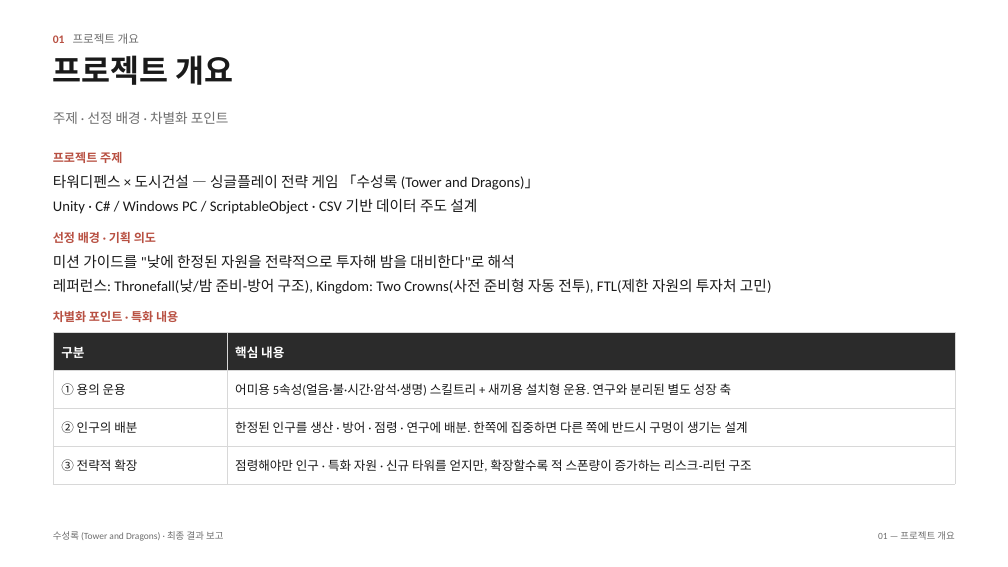
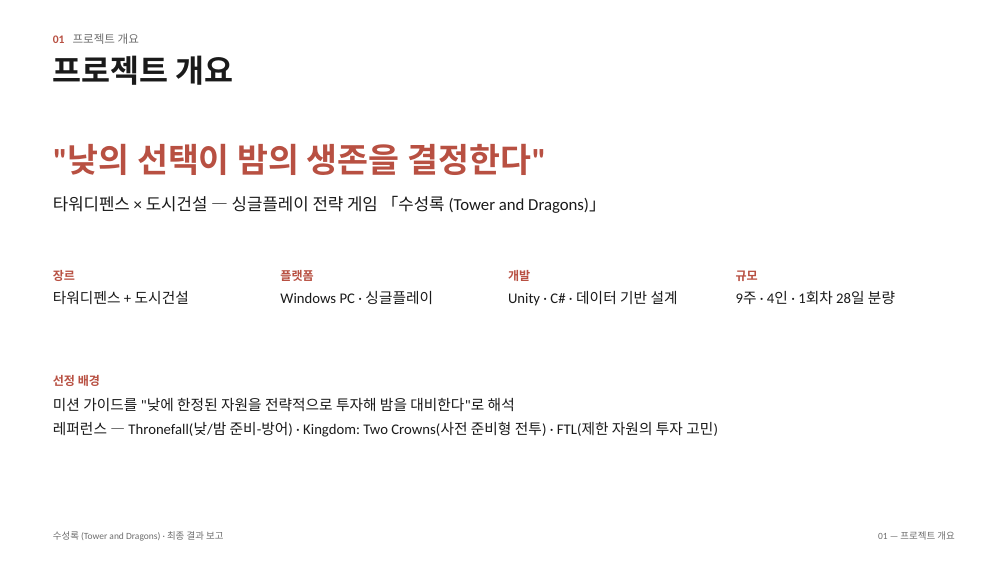
Before and after one commit to JoKangHyeon/TowerAndDragon, a slide deck: slide 3 of Docs/수성록_최종결과보고_초안.pptx. Drawn at 1008x567 pixels with LibreOffice and Linux fonts; fonts in the diff are those of the drawing. Boxes give left, top, right and bottom in pixels: in the first picture for what was removed or moved away, otherwise in the second. Text is boxed around its words. In the diff, an @@ line names an element or a change of style, - is before the commit and + after.

```diff
--- a/Docs/수성록_최종결과보고_초안.pptx
+++ b/Docs/수성록_최종결과보고_초안.pptx
@@ text removed at [53, 111, 229, 124] @@
-주제 · 선정 배경 · 차별화 포인트
@@ text added at [53, 144, 546, 175], 32 pt, text #B85042, bold @@
+"낮의 선택이 밤의 생존을 결정한다"
@@ text removed at [53, 152, 122, 163] @@
-프로젝트 주제
@@ text at [53, 199, 477, 214]: paragraph removed @@
-Unity · C# / Windows PC / ScriptableObject · CSV 기반 데이터 주도 설계
@@ text "타워디펜스 × 도시건설 — 싱글플레이 ...": place and size @@
-text "타워디펜스 × 도시건설 — 싱글플레이 ..." at [53, 174, 539, 214]
+text "타워디펜스 × 도시건설 — 싱글플레이 ..." at [53, 195, 606, 213]
@@ text "타워디펜스 × 도시건설 — 싱글플레이 ..." at [53, 195, 606, 213]: size 14 to 16 pt; less space between paragraphs; vertical alignment top to middle @@
@@ text added at [53, 270, 75, 281], 11.5 pt, text #B85042, bold @@
+장르
@@ text added at [53, 291, 189, 304], 14 pt, text #1A1A1A @@
+타워디펜스 + 도시건설
@@ text added at [280, 270, 313, 281], 11.5 pt, text #B85042, bold @@
+플랫폼
@@ text added at [280, 291, 433, 304], 14 pt, text #1A1A1A @@
+Windows PC · 싱글플레이
@@ text added at [508, 270, 530, 281], 11.5 pt, text #B85042, bold @@
+개발
@@ text added at [508, 291, 678, 306], 14 pt, text #1A1A1A @@
+Unity · C# · 데이터 기반 설계
@@ text added at [736, 270, 758, 281], 11.5 pt, text #B85042, bold @@
+규모
@@ text added at [736, 291, 895, 304], 14 pt, text #1A1A1A @@
+9주 · 4인 · 1회차 28일 분량
@@ text removed at [53, 311, 178, 322] @@
-차별화 포인트 · 특화 내용
@@ table removed at [53, 333, 955, 476], 4 rows, 2 columns @@
-구분 | 핵심 내용
-① 용의 운용 | 어미용 5속성(얼음·불·시간·암석·생명) 스킬트리 + 새끼용 설치형 운용. 연구와 분리된 별도 성장 축
-② 인구의 배분 | 한정된 인구를 생산 · 방어 · 점령 · 연구에 배분. 한쪽에 집중하면 다른 쪽에 반드시 구멍이 생기는 설계
-③ 전략적 확장 | 점령해야만 인구 · 특화 자원 · 신규 타워를 얻지만, 확장할수록 적 스폰량이 증가하는 리스크-리턴 구조
@@ text at [53, 375, 100, 386]: text changed @@
-선정 배경 · 기획 의도
+선정 배경
@@ text "미션 가이드를 "낮에 한정된 자원을 ...": place and size @@
-text "미션 가이드를 "낮에 한정된 자원을 ..." at [53, 255, 772, 294]
+text "미션 가이드를 "낮에 한정된 자원을 ..." at [53, 398, 718, 437]
@@ text at [53, 421, 718, 437]: text changed @@
-레퍼런스: Thronefall(낮/밤 준비-방어 구조), Kingdom: Two Crowns(사전 준비형 자동 전투), FTL(제한 자원의 투자처 고민)
+레퍼런스 — Thronefall(낮/밤 준비-방어) · Kingdom: Two Crowns(사전 준비형 전투) · FTL(제한 자원의 투자 고민)
```
Also in this commit, not shown: 3 other slides changed, 4 slides added, 3 slides removed, 1 other file.
